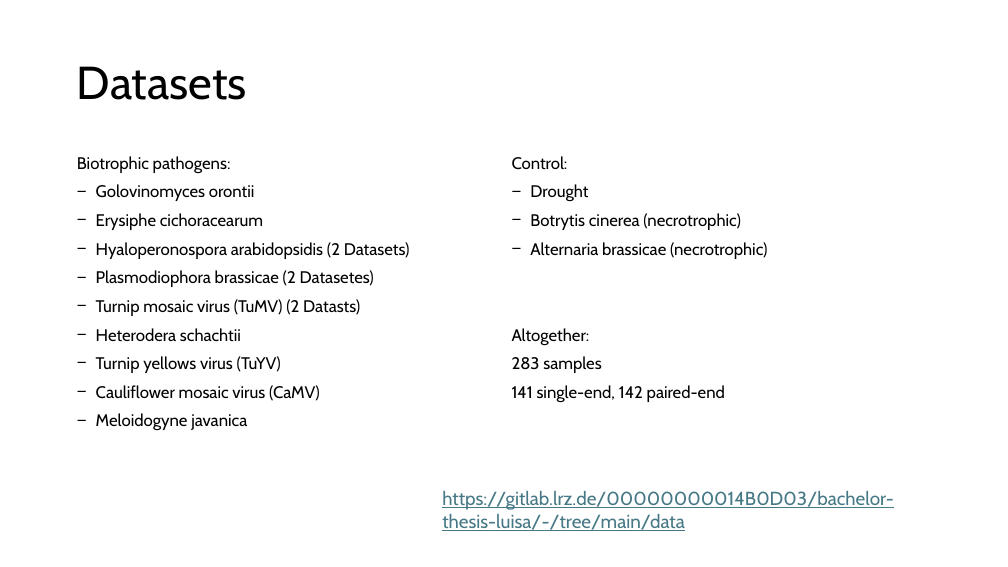
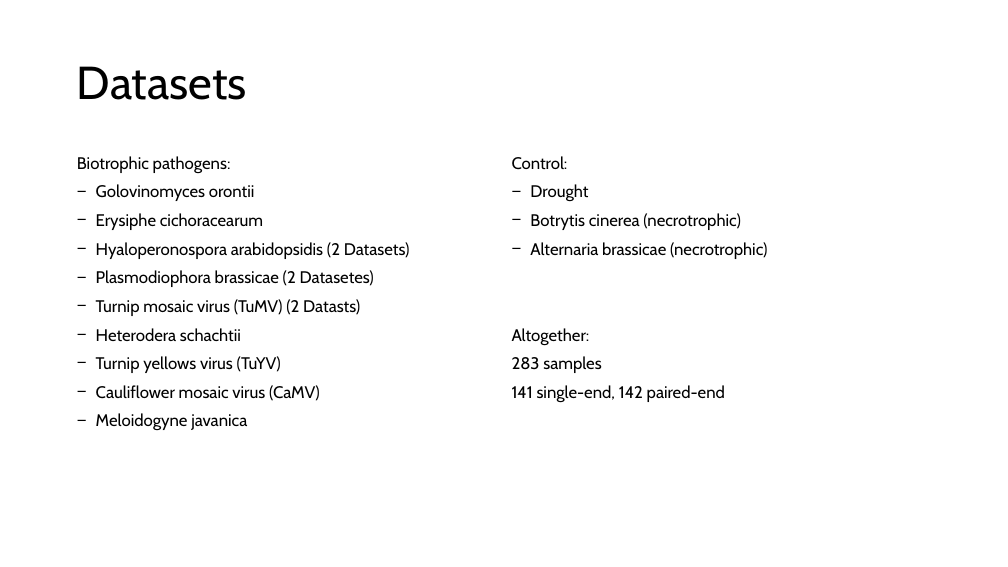
Before and after one commit to luisabender/bioinformatics-bachelor-s-thesis, a slide deck: slide 2 of progress.pptx. Drawn at 1008x567 pixels with LibreOffice and Linux fonts; fonts in the diff are those of the drawing. Boxes give left, top, right and bottom in pixels: in the first picture for what was removed or moved away, otherwise in the second. Text is boxed around its words. In the diff, an @@ line names an element or a change of style, - is before the commit and + after.

```diff
--- a/progress.pptx
+++ b/progress.pptx
@@ text removed at [442,491,893,531] @@
-https://gitlab.lrz.de/00000000014B0D03/bachelor-thesis-luisa/-/tree/main/data
```
Also in this commit, not shown: 4 other slides changed, 3 slides added, 2 slides removed, 16 other files.
